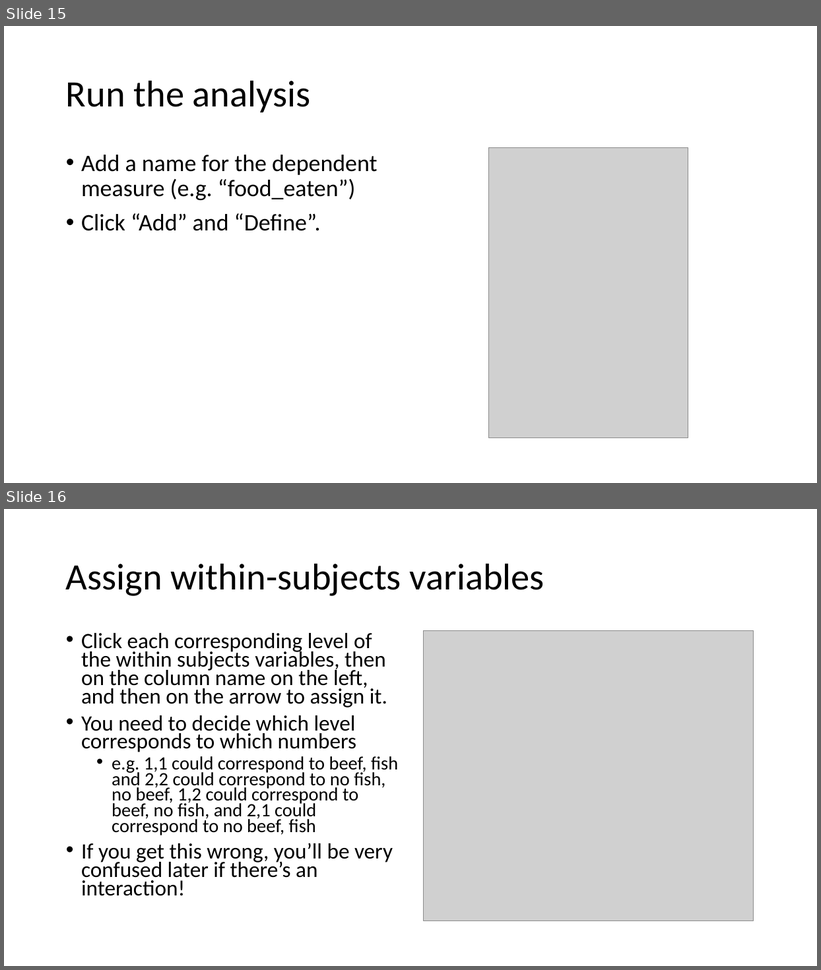
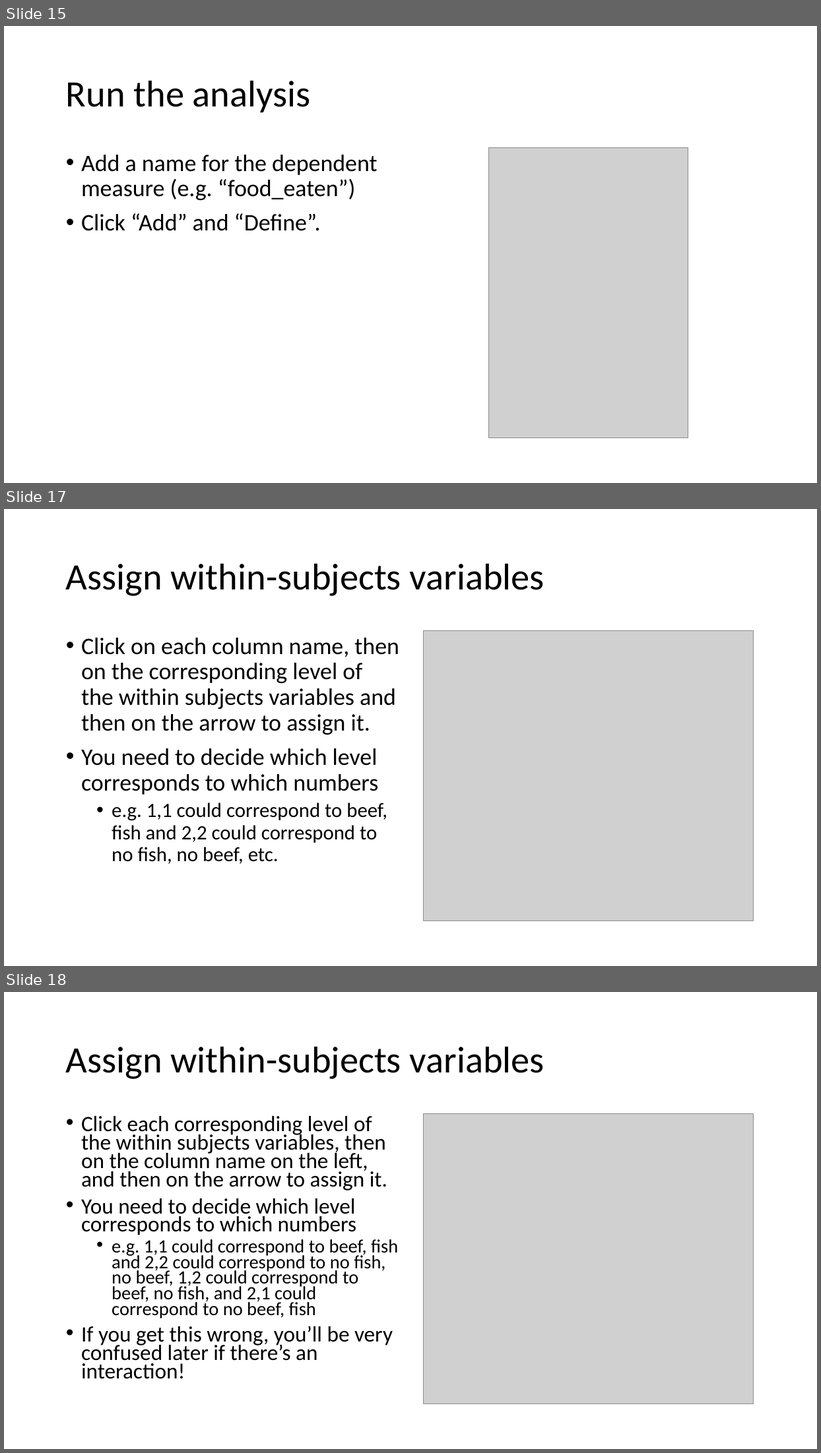
Before and after one commit to bernhardangele/BU-adv-stats, a slide deck: Homework 4/Homework 4 in SPSS.pptx. Shown one above the other, each under a label of ours: slides 15 and 16 before the commit, slides 15, 17 and 18 after it; the slides between them are not shown. The pictures are 821x970 and 821x1453 pixels, drawn with LibreOffice and Linux fonts; fonts in the diff are those of the drawing; grey boxes stand for pictures. Boxes give left, top, right and bottom in pixels: in the first picture for what was removed or moved away, otherwise in the second. Text is boxed around its words. In the diff, an @@ line names an element or a change of style, - is before the commit and + after.

```diff
--- a/Homework 4/Homework 4 in SPSS.pptx
+++ b/Homework 4/Homework 4 in SPSS.pptx
@@ slide 17 added at (4,509,817,966), background #FFFFFF @@
@@ title added at (66,563,545,596), 44 pt, text #000000 @@
+Assign within-subjects variables
@@ text added at (81,638,399,864), 28 pt, text #000000 @@
+• Click on each column name, then on the corresponding level of the within subjects variables and then on the arrow to assign it.
+• You need to decide which level corresponds to which numbers
+  • e.g. 1,1 could correspond to beef, fish and 2,2 could correspond to no fish, no beef, etc.
@@ picture added at (424,631,754,921) @@
@@ what was slide 16 is now slide 18 @@
```
Also in this commit, not shown: 1 slide changed, 2 other slides added.
